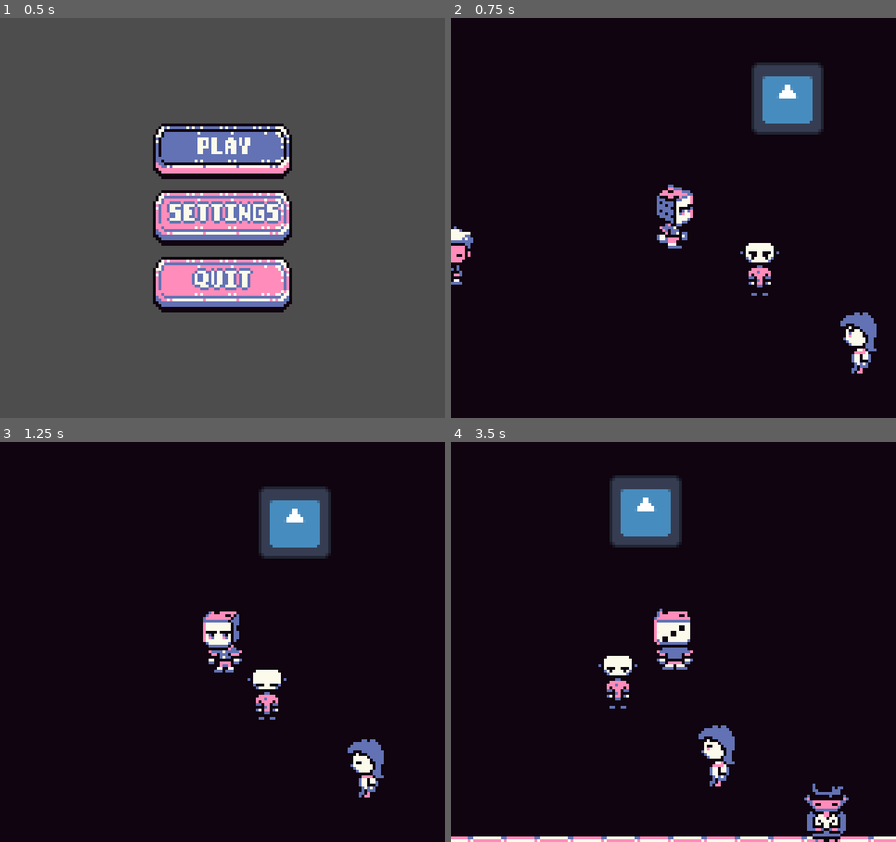
Above: before the commit, frames 1-4 (two rows, left to right).
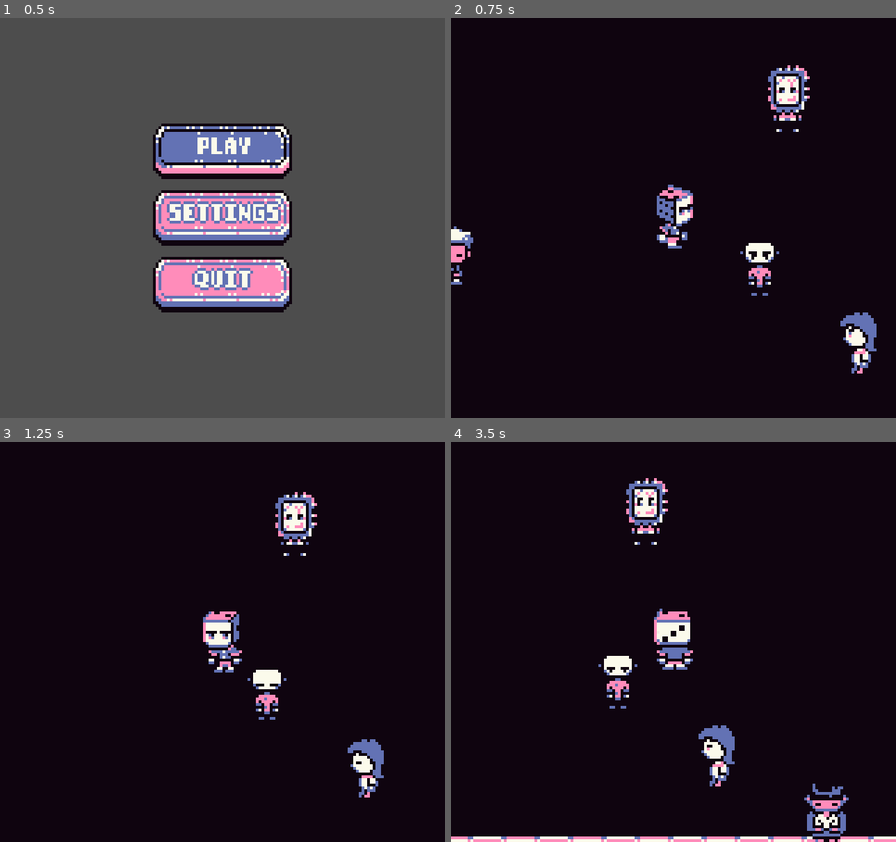
Above: after the commit, the same moments.

Repository: 0xspiderr/gbjam13_gamejam
Game: Godot game, scene res://ui/menus/main_menu.tscn
Same seed, same stepped clock (60 frames per second), same inputs: the game is played once before the commit and once after it. The engine's default icon, where the game draws it, is replaced by a stand-in: a white triangle on a blue panel in a dark square.
Inputs:
- Up to frame 1 (0.5 s): no input
- Up to frame 2 (0.75 s): tap Enter at 0.5 s; hold D (right) from 0.53 s (still down); hold Space (interact) from 0.53 s (still down)
- Up to frame 3 (1.25 s): keep holding D (right); keep holding Space (interact)
- Up to frame 4 (3.5 s): release D (right) at 1.28 s; release Space (interact) at 1.28 s; hold S (down) 1.28-2.03 s; tap Space (interact) at 1.35, 2.85 s; hold D (right) 2.03-2.78 s; hold Space (interact) 2.03-2.78 s; hold W (up) from 2.78 s (still down)

Frame 1 is identical in both runs. In frame 2, 2.8% of the frame differs, in the area x 67-84%, y 11-30%; in frame 3, 2.8%, in the area x 58-75%, y 11-30%; in frame 4, 2.8%.

Commit message:
added broken mirror enemy

Diff:
--- /dev/null
+++ b/resources/enemies/broken_mirror.tres
@@ -0,0 +1,182 @@
+[gd_resource type="Resource" script_class="EnemyStats" load_steps=28 format=3 uid="uid://bih3etdk8k7o"]
+
+[ext_resource type="Script" uid="uid://d1vw4kshx1q10" path="res://resources/enemies/enemy_stats.gd" id="1_yms8e"]
+[ext_resource type="Texture2D" uid="uid://dvjfrkelbban" path="res://assets/sprites/npcs/broken-mirror-idle.png" id="2_a34lg"]
+[ext_resource type="Texture2D" uid="uid://bdwmf5mmf5770" path="res://assets/sprites/npcs/broken-mirror-walk-down.png" id="3_4afya"]
+[ext_resource type="Texture2D" uid="uid://5a576je4c62l" path="res://assets/sprites/npcs/broken-mirror-walk-left.png" id="4_jpt7a"]
+[ext_resource type="Texture2D" uid="uid://dh732ddo4f4rf" path="res://assets/sprites/npcs/broken-mirror-walk-right.png" id="5_jpt7a"]
+[ext_resource type="Texture2D" uid="uid://g4a4x8ag6d4j" path="res://assets/sprites/npcs/broken-mirror-walk-up.png" id="6_hdtr7"]
+
+[sub_resource type="AtlasTexture" id="AtlasTexture_moj3q"]
+atlas = ExtResource("2_a34lg")
+region = Rect2(0, 0, 24, 24)
+
+[sub_resource type="AtlasTexture" id="AtlasTexture_4afya"]
+atlas = ExtResource("2_a34lg")
+region = Rect2(24, 0, 24, 24)
+
+[sub_resource type="AtlasTexture" id="AtlasTexture_jpt7a"]
+atlas = ExtResource("2_a34lg")
+region = Rect2(48, 0, 24, 24)
+
+[sub_resource type="AtlasTexture" id="AtlasTexture_hdtr7"]
+atlas = ExtResource("2_a34lg")
+region = Rect2(72, 0, 24, 24)
+
+[sub_resource type="AtlasTexture" id="AtlasTexture_fkwh2"]
+atlas = ExtResource("3_4afya")
+region = Rect2(0, 0, 24, 24)
+
+[sub_resource type="AtlasTexture" id="AtlasTexture_lmnhq"]
+atlas = ExtResource("3_4afya")
+region = Rect2(24, 0, 24, 24)
+
+[sub_resource type="AtlasTexture" id="AtlasTexture_dej0l"]
+atlas = ExtResource("3_4afya")
+region = Rect2(48, 0, 24, 24)
+
+[sub_resource type="AtlasTexture" id="AtlasTexture_qn4od"]
+atlas = ExtResource("3_4afya")
+region = Rect2(72, 0, 24, 24)
+
+[sub_resource type="AtlasTexture" id="AtlasTexture_wyl6d"]
+atlas = ExtResource("4_jpt7a")
+region = Rect2(0, 0, 24, 24)
+
+[sub_resource type="AtlasTexture" id="AtlasTexture_wuak4"]
+atlas = ExtResource("4_jpt7a")
+region = Rect2(24, 0, 24, 24)
+
+[sub_resource type="AtlasTexture" id="AtlasTexture_bhnud"]
+atlas = ExtResource("4_jpt7a")
+region = Rect2(48, 0, 24, 24)
+
+[sub_resource type="AtlasTexture" id="AtlasTexture_32jxu"]
+atlas = ExtResource("4_jpt7a")
+region = Rect2(72, 0, 24, 24)
+
+[sub_resource type="AtlasTexture" id="AtlasTexture_81hir"]
+atlas = ExtResource("5_jpt7a")
+region = Rect2(0, 0, 24, 24)
+
+[sub_resource type="AtlasTexture" id="AtlasTexture_ib3vi"]
+atlas = ExtResource("5_jpt7a")
+region = Rect2(24, 0, 24, 24)
+
+[sub_resource type="AtlasTexture" id="AtlasTexture_w240d"]
+atlas = ExtResource("5_jpt7a")
+region = Rect2(48, 0, 24, 24)
+
+[sub_resource type="AtlasTexture" id="AtlasTexture_58bl3"]
+atlas = ExtResource("5_jpt7a")
+region = Rect2(72, 0, 24, 24)
+
+[sub_resource type="AtlasTexture" id="AtlasTexture_507g6"]
+atlas = ExtResource("6_hdtr7")
+region = Rect2(0, 0, 24, 24)
+
+[sub_resource type="AtlasTexture" id="AtlasTexture_54p85"]
+atlas = ExtResource("6_hdtr7")
+region = Rect2(24, 0, 24, 24)
+
+[sub_resource type="AtlasTexture" id="AtlasTexture_6n0xt"]
+atlas = ExtResource("6_hdtr7")
+region = Rect2(48, 0, 24, 24)
+
+[sub_resource type="AtlasTexture" id="AtlasTexture_aqefy"]
+atlas = ExtResource("6_hdtr7")
+region = Rect2(72, 0, 24, 24)
+
+[sub_resource type="SpriteFrames" id="SpriteFrames_fkwh2"]
+animations = [{
+"frames": [{
+"duration": 1.0,
+"texture": SubResource("AtlasTexture_moj3q")
+}, {
+"duration": 1.0,
+"texture": SubResource("AtlasTexture_4afya")
+}, {
+"duration": 1.0,
+"texture": SubResource("AtlasTexture_jpt7a")
+}, {
+"duration": 1.0,
+"texture": SubResource("AtlasTexture_hdtr7")
+}],
+"loop": true,
+"name": &"idle",
+"speed": 4.0
+}, {
+"frames": [{
+"duration": 1.0,
+"texture": SubResource("AtlasTexture_fkwh2")
+}, {
+"duration": 1.0,
+"texture": SubResource("AtlasTexture_lmnhq")
+}, {
+"duration": 1.0,
+"texture": SubResource("AtlasTexture_dej0l")
+}, {
+"duration": 1.0,
+"texture": SubResource("AtlasTexture_qn4od")
+}],
+"loop": true,
+"name": &"walk_down",
+"speed": 4.0
+}, {
+"frames": [{
+"duration": 1.0,
+"texture": SubResource("AtlasTexture_wyl6d")
+}, {
+"duration": 1.0,
+"texture": SubResource("AtlasTexture_wuak4")
+}, {
+"duration": 1.0,
+"texture": SubResource("AtlasTexture_bhnud")
+}, {
+"duration": 1.0,
+"texture": SubResource("AtlasTexture_32jxu")
+}],
+"loop": true,
+"name": &"walk_left",
+"speed": 4.0
+}, {
+"frames": [{
+"duration": 1.0,
+"texture": SubResource("AtlasTexture_81hir")
+}, {
+"duration": 1.0,
+"texture": SubResource("AtlasTexture_ib3vi")
+}, {
+"duration": 1.0,
+"texture": SubResource("AtlasTexture_w240d")
+}, {
+"duration": 1.0,
+"texture": SubResource("AtlasTexture_58bl3")
+}],
+"loop": true,
+"name": &"walk_right",
+"speed": 4.0
+}, {
+"frames": [{
+"duration": 1.0,
+"texture": SubResource("AtlasTexture_507g6")
+}, {
+"duration": 1.0,
+"texture": SubResource("AtlasTexture_54p85")
+}, {
+"duration": 1.0,
+"texture": SubResource("AtlasTexture_6n0xt")
+}, {
+"duration": 1.0,
+"texture": SubResource("AtlasTexture_aqefy")
+}],
+"loop": true,
+"name": &"walk_up",
+"speed": 5.0
+}]
+
+[resource]
+script = ExtResource("1_yms8e")
+max_health = 10
+sprite_frames = SubResource("SpriteFrames_fkwh2")
+metadata/_custom_type_script = "uid://d1vw4kshx1q10"
--- a/resources/enemies/enemy_stats.gd
+++ b/resources/enemies/enemy_stats.gd
@@ -3,4 +3,4 @@
 
 
 @export var max_health: int
-@export var sprite: Texture2D
+@export var sprite_frames: SpriteFrames
--- a/scenes/enemy/enemy.gd
+++ b/scenes/enemy/enemy.gd
@@ -5,7 +5,8 @@
 # use resources for enemies, that way this enemy script
 # will spawn enemies based on the level we are in
 @export var enemy_stats: EnemyStats
-@onready var enemy_sprite: Sprite2D = $EnemySprite
+@onready var enemy_sprite: AnimatedSprite2D = $EnemySprite
+
 var max_health: int = 0
 var current_health: int = 0
 
@@ -17,4 +18,5 @@
 func _enemy_stats_setup() -> void:
 	max_health = enemy_stats.max_health
 	current_health = max_health
-	enemy_sprite.texture = enemy_stats.sprite
+	enemy_sprite.sprite_frames = enemy_stats.sprite_frames
+	enemy_sprite.play(&"idle")
--- a/scenes/enemy/enemy.tscn
+++ b/scenes/enemy/enemy.tscn
@@ -1,21 +1,19 @@
-[gd_scene load_steps=5 format=3 uid="uid://cp6enqfwfeyu7"]
+[gd_scene load_steps=4 format=3 uid="uid://cp6enqfwfeyu7"]
 
 [ext_resource type="Script" uid="uid://d1nyum16d6ixl" path="res://scenes/enemy/enemy.gd" id="1_40wdo"]
 [ext_resource type="PackedScene" uid="uid://v3kgvdsj8d8i" path="res://components/area_detection_component/area_detection_component.tscn" id="2_a3pup"]
-[ext_resource type="Resource" uid="uid://bvt4aa12qw148" path="res://resources/enemies/test_enemy.tres" id="2_tjssy"]
 
 [sub_resource type="RectangleShape2D" id="RectangleShape2D_4a83h"]
 
 [node name="Enemy" type="CharacterBody2D"]
 script = ExtResource("1_40wdo")
-enemy_stats = ExtResource("2_tjssy")
 
-[node name="EnemySprite" type="Sprite2D" parent="."]
-scale = Vector2(0.2, 0.2)
+[node name="EnemySprite" type="AnimatedSprite2D" parent="."]
 
 [node name="CollisionShape2D" type="CollisionShape2D" parent="."]
 shape = SubResource("RectangleShape2D_4a83h")
 
 [node name="AreaDetectionComponent" parent="." instance=ExtResource("2_a3pup")]
+scale = Vector2(1.56, 1.529)
 
 [editable path="AreaDetectionComponent"]
--- a/scenes/levels/level0.tscn
+++ b/scenes/levels/level0.tscn
@@ -16,6 +16,7 @@
 [ext_resource type="PackedScene" uid="uid://boe3gvqcntc5i" path="res://components/interactable_component/interactable_component.tscn" id="14_m6lg1"]
 [ext_resource type="Resource" uid="uid://c277plawxcyl3" path="res://resources/interactable/blackjack_table.tres" id="15_3asx1"]
 [ext_resource type="Resource" uid="uid://caeoc386ptk0m" path="res://resources/interactable/roulette_table.tres" id="15_m6lg1"]
+[ext_resource type="Resource" uid="uid://bih3etdk8k7o" path="res://resources/enemies/broken_mirror.tres" id="16_ng1gw"]
 
 [sub_resource type="TileSetAtlasSource" id="TileSetAtlasSource_5kr0j"]
 texture = ExtResource("3_hghvf")
@@ -372,6 +373,7 @@
 
 [node name="Enemy" parent="Enemies" instance=ExtResource("2_hghvf")]
 position = Vector2(135, 29)
+enemy_stats = ExtResource("16_ng1gw")
 
 [node name="Player" parent="." instance=ExtResource("1_cperm")]
 position = Vector2(80, 72)
Not shown: 1 places in scenes/levels/level0.tscn that only renumber resources
